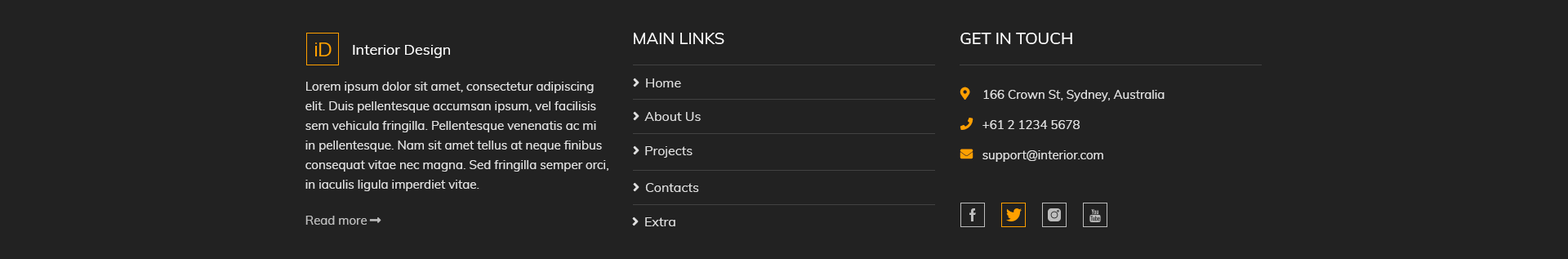
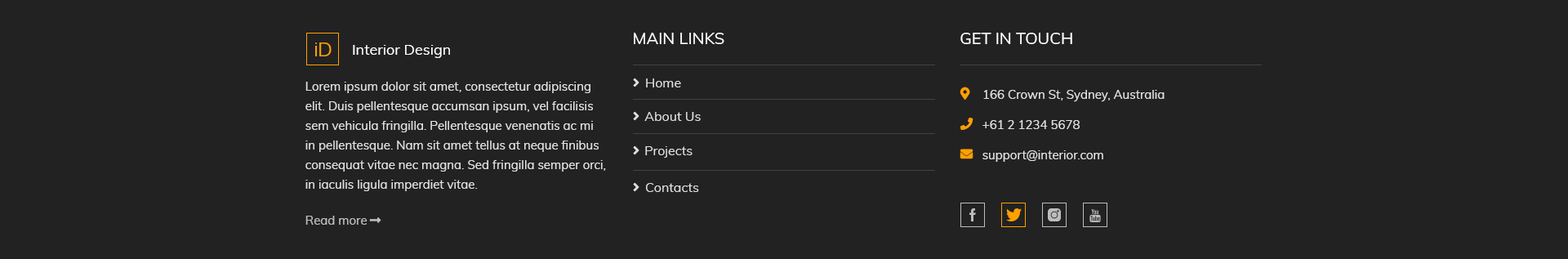
Layered file, before and after one edit (1568×259). Changes by layer:
painted on "Lorem ipsum dolor sit amet, consectetur adipiscing elit. Duis p" over (x1=305, y1=81, x2=609, y2=192)
removed layer "line" (5th of 7, in "footer" › "main links") from group "main links" over (x1=632, y1=204, x2=936, y2=205)
removed layer "Extra" from group "main links" over (x1=632, y1=216, x2=676, y2=227)
unmasked "bg" over (x1=305, y1=81, x2=936, y2=227)
